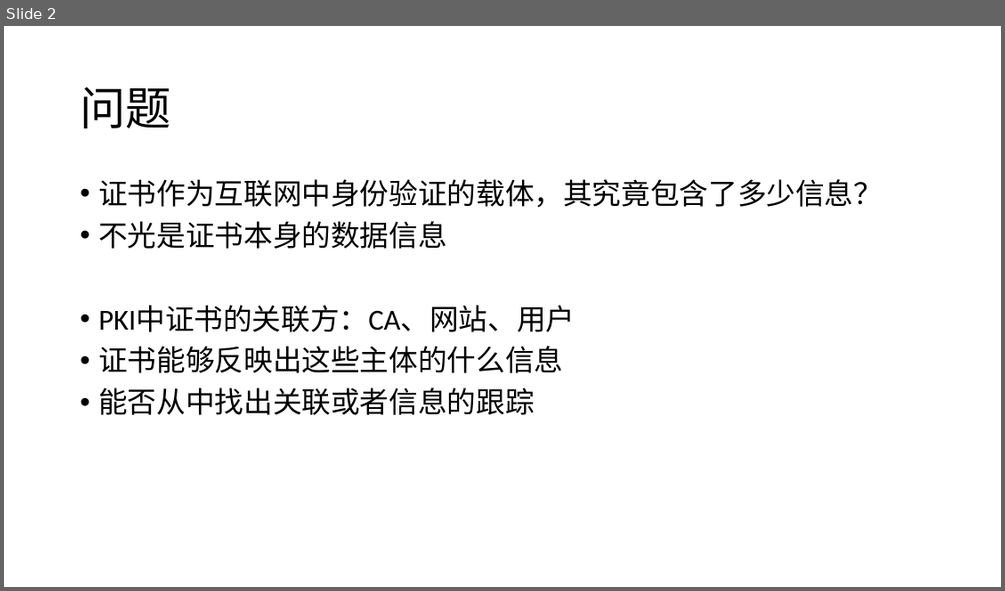
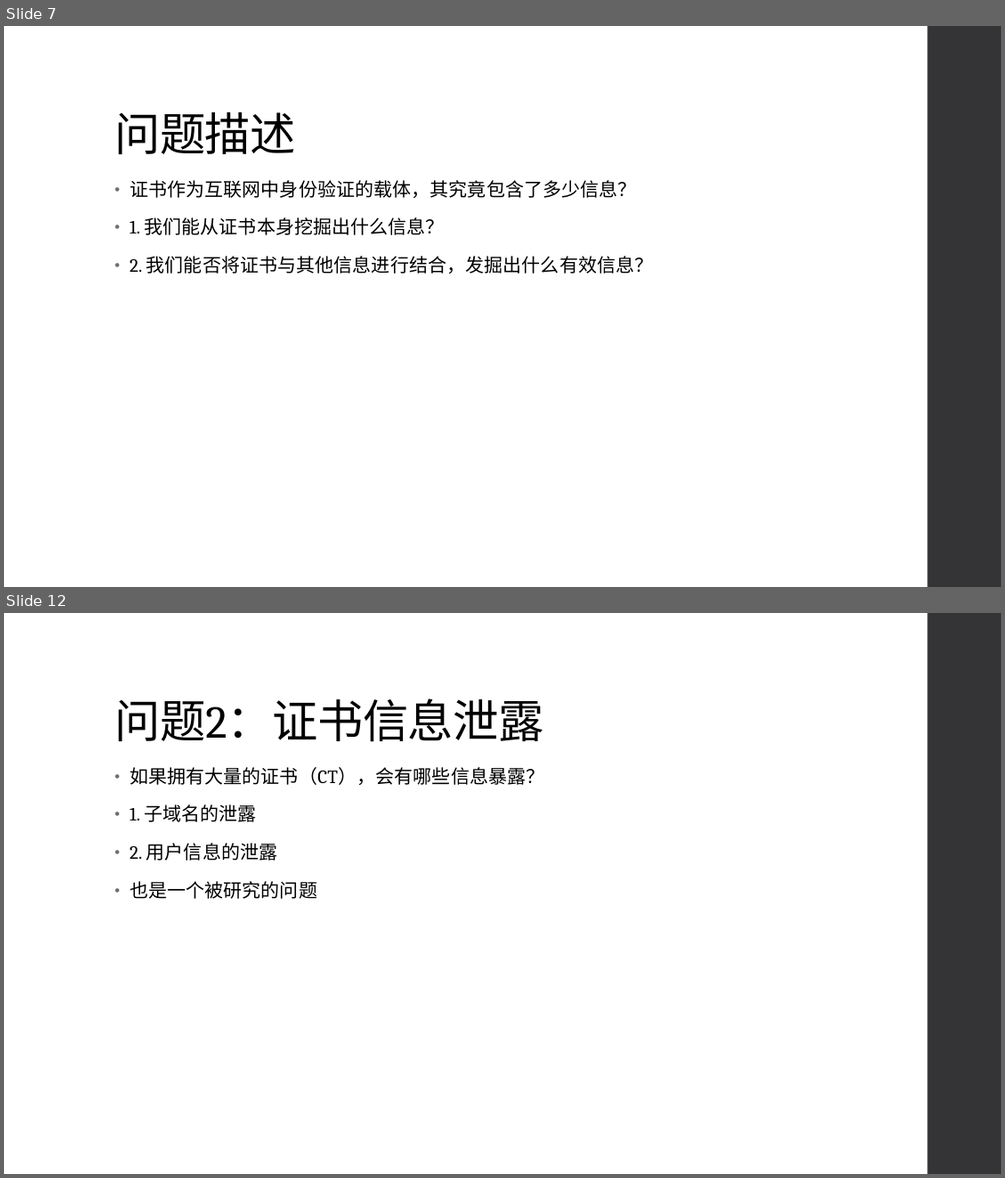
Before and after one commit to netsyscode/SSL-TLS-Certificate, a slide deck: 研究问题思考.pptx. Shown one above the other, each under a label of ours: slide 2 before the commit, slides 7 and 12 after it; the slides between them are not shown. The pictures are 1005x591 and 1005x1178 pixels, drawn with LibreOffice and Linux fonts; fonts in the diff are those of the drawing. Boxes give left, top, right and bottom in pixels: in the first picture for what was removed or moved away, otherwise in the second. Text is boxed around its words. In the diff, an @@ line names an element or a change of style, - is before the commit and + after.

```diff
--- a/研究问题思考.pptx
+++ b/研究问题思考.pptx
@@ slide 12 added at (4, 613, 1001, 1174), background #FFFFFF; not listed: 1 template element that a slide beside it also shows @@
@@ title added at (114, 698, 543, 742), 44 pt, text #000000 @@
+问题2：证书信息泄露
@@ text added at (129, 767, 544, 899), 18 pt, text #000000 @@
+• 如果拥有大量的证书（CT），会有哪些信息暴露？
+• 1. 子域名的泄露
+• 2. 用户信息的泄露
+• 也是一个被研究的问题
@@ what was slide 2 is now slide 7 @@
@@ slide 7 changed as well @@
@@ rectangle added at (928, 26, 1001, 587), fill #353537 @@
@@ title "问题描述" at (114, 112, 296, 154): vertical alignment middle to bottom @@
@@ title at (114, 112, 296, 154): text changed; font Calibri to Cambria @@
-问题
+问题描述
@@ text "证书作为互联网中身份验证的载体，其究竟包含了多少信息？": place and size @@
-text "证书作为互联网中身份验证的载体，其究竟包含了多少信息？" at (98, 179, 882, 415)
+text "证书作为互联网中身份验证的载体，其究竟包含了多少信息？" at (129, 180, 654, 273)
@@ text at (129, 180, 637, 198): size 28 to 18 pt, font Calibri to Cambria, letter spacing 0 to 0.1 pt in "证书作为互联网中身份验证的载体，其究竟包含了多少信息？"; indent changed; line spacing 0.9 to 0.95; more space between paragraphs @@
@@ text at (129, 217, 654, 273): text changed; size 28 to 18 pt; font Calibri to Cambria @@
-• 不光是证书本身的数据信息
-• PKI中证书的关联方：CA、网站、用户
-• 证书能够反映出这些主体的什么信息
-• 能否从中找出关联或者信息的跟踪
+• 1. 我们能从证书本身挖掘出什么信息？
+• 2. 我们能否将证书与其他信息进行结合，发掘出什么有效信息？
```
Also in this commit, not shown: 1 other slide changed, 12 other slides added, 1 slide removed.
